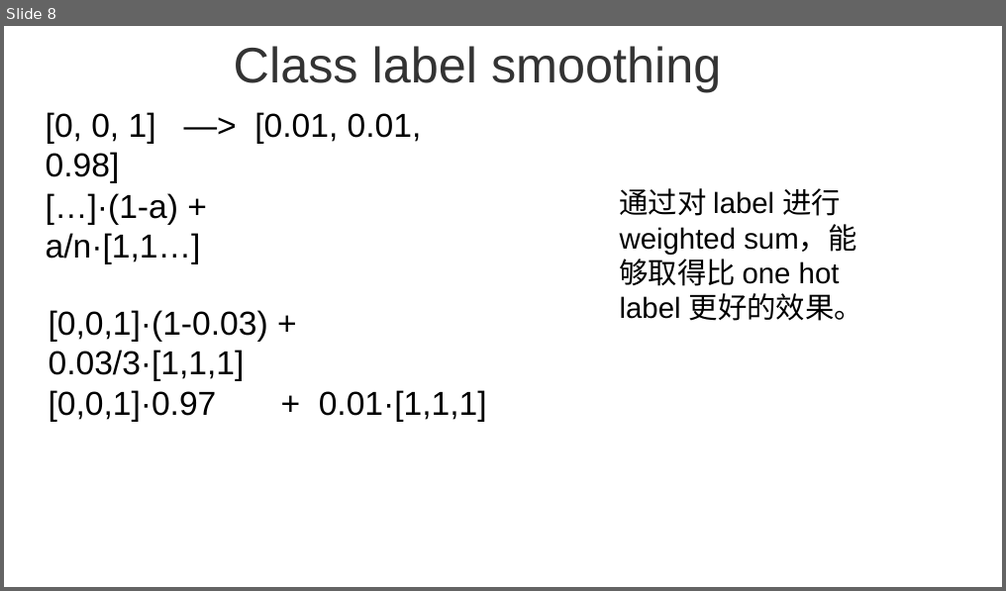
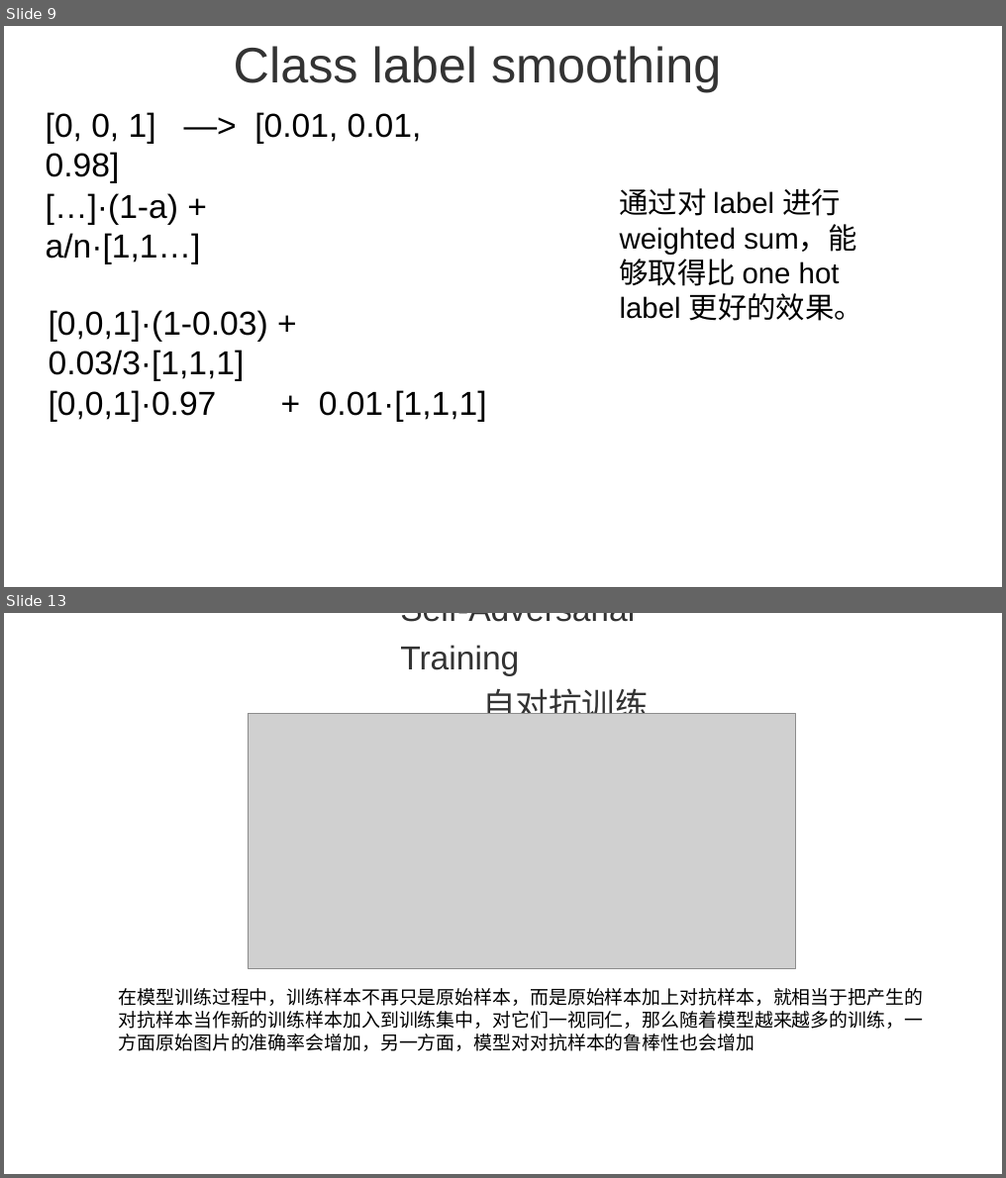
Before and after one commit to Adnios/DVS-gesture_recognition, a slide deck: tracking/YOLOv4.pptx. Shown one above the other, each under a label of ours: slide 8 before the commit, slides 9 and 13 after it; the slides between them are not shown. The pictures are 1006x591 and 1006x1178 pixels, drawn with LibreOffice and Linux fonts; fonts in the diff are those of the drawing; grey boxes stand for pictures. Boxes give left, top, right and bottom in pixels: in the first picture for what was removed or moved away, otherwise in the second. Text is boxed around its words. In the diff, an @@ line names an element or a change of style, - is before the commit and + after.

```diff
--- a/tracking/YOLOv4.pptx
+++ b/tracking/YOLOv4.pptx
@@ slide 13 added at (4, 613, 1002, 1174), background #FFFFFF @@
@@ text added at (400, 613, 648, 714), 32 pt, text #333333 @@
+Self-Adversarial Training
+自对抗训练
@@ picture added at (248, 713, 795, 969) @@
@@ text added at (119, 988, 924, 1052), 18 pt, text #000000 @@
+在模型训练过程中，训练样本不再只是原始样本，而是原始样本加上对抗样本，就相当于把产生的对抗样本当作新的训练样本加入到训练集中，对它们一视同仁，那么随着模型越来越多的训练，一方面原始图片的准确率会增加，另一方面，模型对对抗样本的鲁棒性也会增加
@@ what was slide 8 is now slide 9 @@
```
Also in this commit, not shown: 5 slides changed, 9 other slides added, 1 slide removed, 11 other files.
